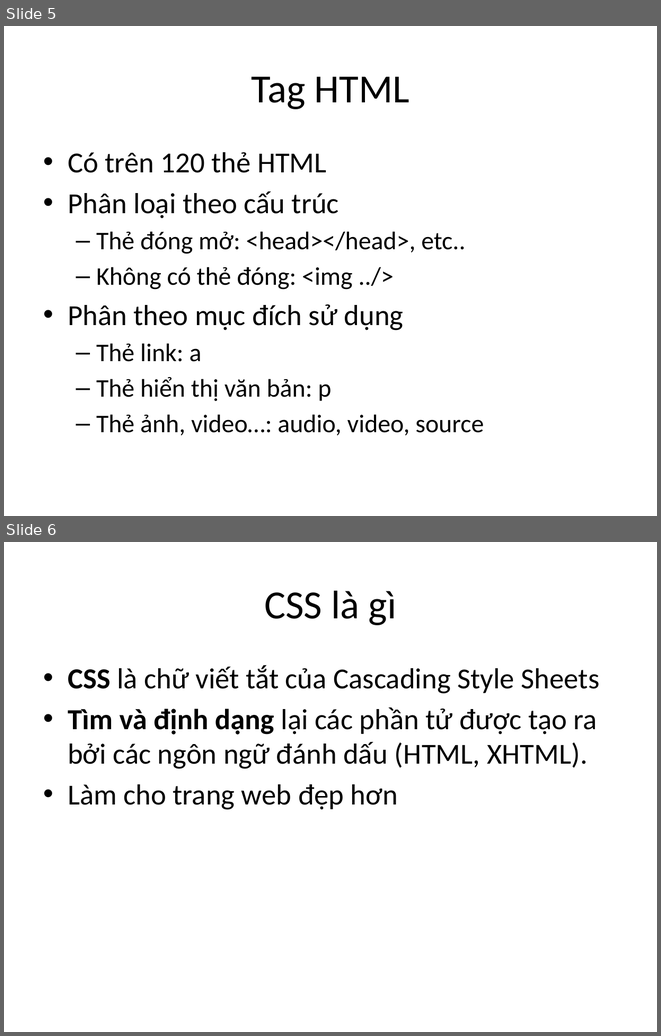
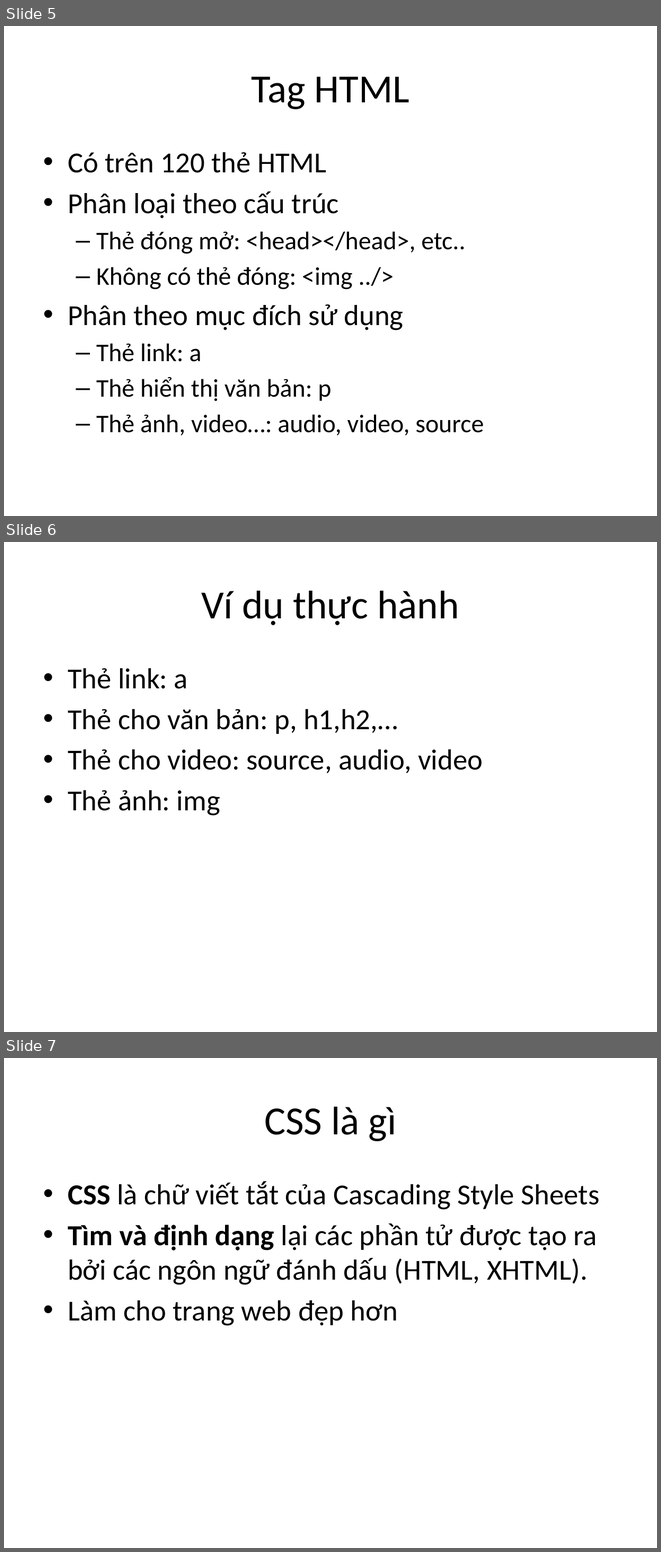
Before and after one commit to phithanh97cs/T3H, a slide deck: 1. Front-end/1. Kiến trúc web server - client(mục tiêu khóa học) và HTML CSS/2. Kiến thức cơ bản về HTML -CSS.pptx. Shown one above the other, each under a label of ours: slides 5 and 6 before the commit, slides 5, 6 and 7 after it. The pictures are 661x1036 and 661x1552 pixels, drawn with LibreOffice and Linux fonts; fonts in the diff are those of the drawing. Boxes give left, top, right and bottom in pixels: in the first picture for what was removed or moved away, otherwise in the second. Text is boxed around its words. In the diff, an @@ line names an element or a change of style, - is before the commit and + after.

```diff
--- a/1. Front-end/1. Kiến trúc web server - client(mục tiêu khóa học) và HTML CSS/2. Kiến thức cơ bản về HTML -CSS.pptx
+++ b/1. Front-end/1. Kiến trúc web server - client(mục tiêu khóa học) và HTML CSS/2. Kiến thức cơ bản về HTML -CSS.pptx
@@ slide 6 added at bbox=[4, 542, 657, 1032], background #FFFFFF @@
@@ title added at bbox=[201, 590, 459, 625], 44 pt, text #000000 @@
+Ví dụ thực hành
@@ text added at bbox=[68, 668, 483, 815], 32 pt, text #000000 @@
+• Thẻ link: a
+• Thẻ cho văn bản: p, h1,h2,…
+• Thẻ cho video: source, audio, video
+• Thẻ ảnh: img
@@ what was slide 6 is now slide 7 @@
```
Also in this commit, not shown: 1 slide changed.
